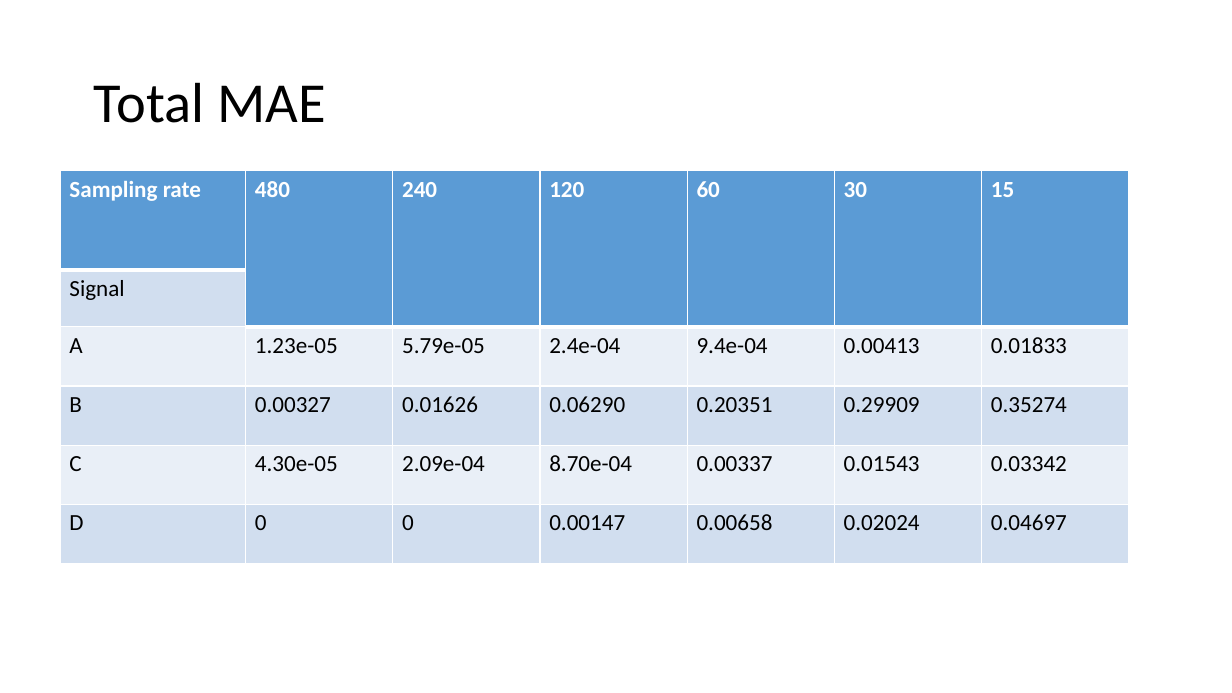
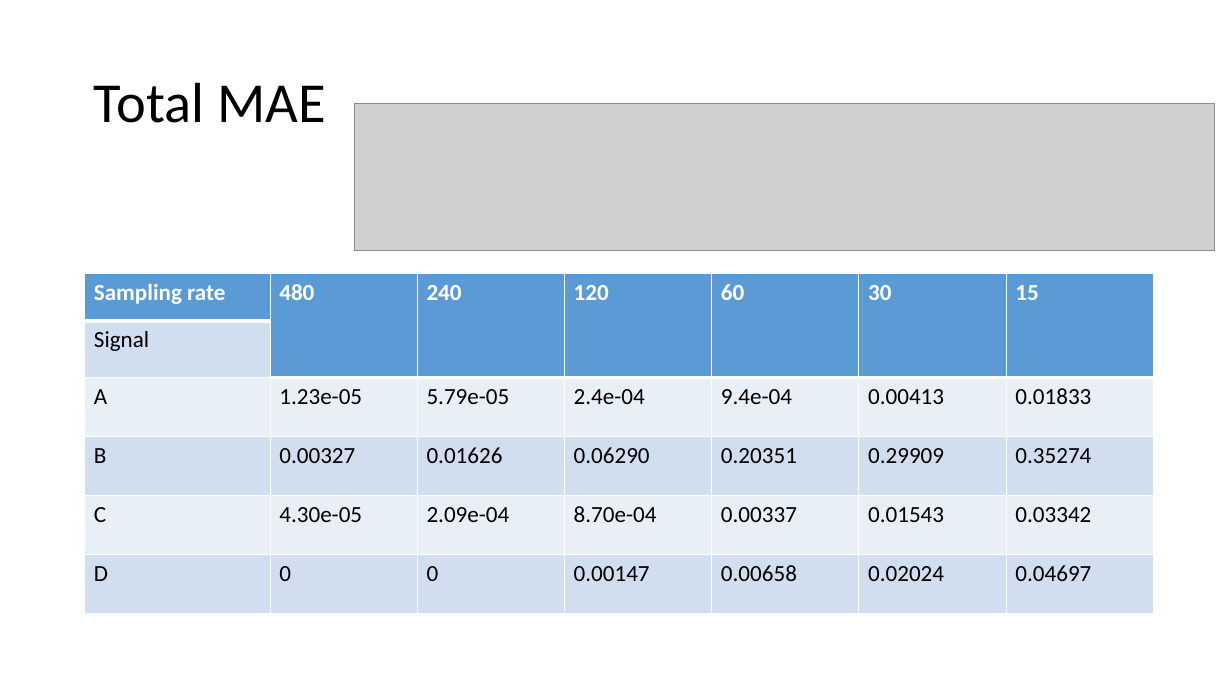
Before and after one commit to a98982323/DSP, a slide deck: slide 12 of Presentation1.pptx (slide 2 before the commit). Drawn at 1232x693 pixels with LibreOffice and Linux fonts; fonts in the diff are those of the drawing; grey boxes stand for pictures. Boxes give left, top, right and bottom in pixels: in the first picture for what was removed or moved away, otherwise in the second. Text is boxed around its words. In the diff, an @@ line names an element or a change of style, - is before the commit and + after.

```diff
--- a/Presentation1.pptx
+++ b/Presentation1.pptx
@@ picture added at (x1=354, y1=104, x2=1215, y2=250) @@
@@ table resized from (x1=60, y1=171, x2=1128, y2=564) to (x1=85, y1=274, x2=1153, y2=614) @@
```
Also in this commit, not shown: 1 other slide changed, 13 slides added, 3 slides removed, 6 other files.
